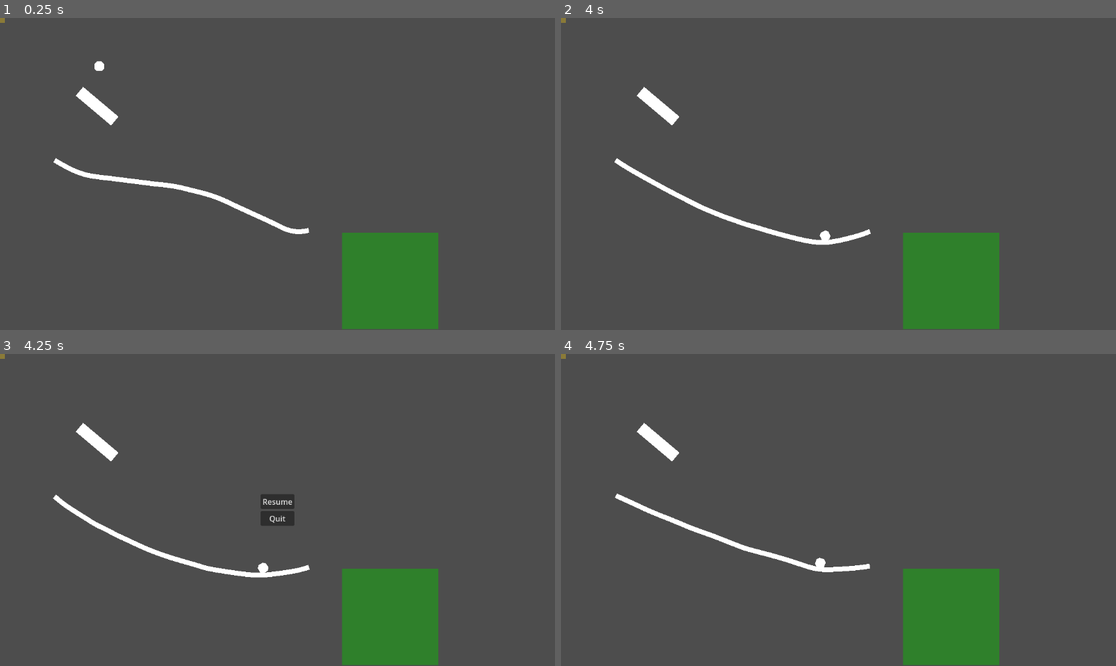
Above: before the commit, frames 1-4 (two rows, left to right).
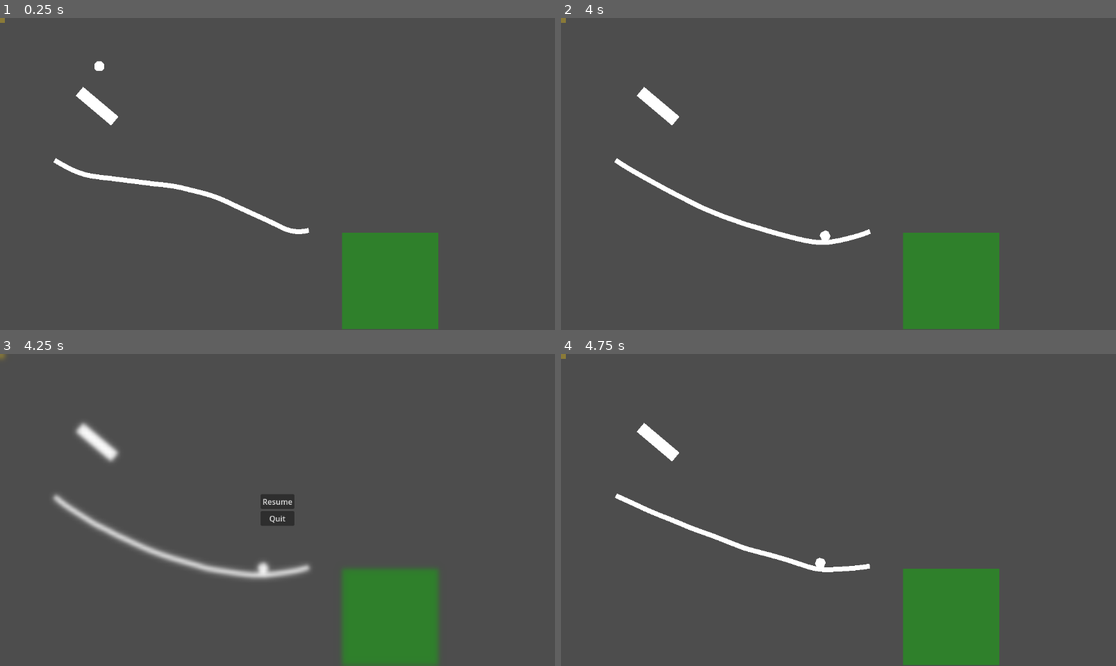
Above: after the commit, the same moments.

Repository: lechaosx/jam-at-fit-vol-2
Game: Godot game, scene res://game.tscn
Same seed, same stepped clock (60 frames per second), same inputs: the game is played once before the commit and once after it.
Inputs:
- Up to frame 1 (0.25 s): no input
- Up to frame 2 (4 s): no input
- Up to frame 3 (4.25 s): tap Escape (pause) at 4.15 s
- Up to frame 4 (4.75 s): click "Resume" at 4.25 s

Frames 1-2 are identical in both runs. In frame 3, 1.9% of the frame differs, in the area x 0-79%, y 0-100%; in frame 4, nothing differs.

Commit message:
VSAR-8451 Added shader to pause menu

Diff:
--- /dev/null
+++ b/godot/UI/pause_menu.gdshader
@@ -0,0 +1,14 @@
+shader_type canvas_item;
+
+uniform sampler2D screen_texture : hint_screen_texture, filter_linear_mipmap;
+uniform float amount: hint_range(0.0, 5.0);
+
+void fragment() {
+	vec4 color = textureLod(screen_texture, SCREEN_UV, amount);
+	COLOR = color;
+}
+
+//void light() {
+//	// Called for every pixel for every light affecting the CanvasItem.
+//	// Uncomment to replace the default light processing function with this one.
+//}
--- a/godot/UI/pause_menu.tscn
+++ b/godot/UI/pause_menu.tscn
@@ -1,6 +1,11 @@
-[gd_scene load_steps=2 format=3 uid="uid://bucen7t8kj3h7"]
+[gd_scene load_steps=4 format=3 uid="uid://bucen7t8kj3h7"]
 
 [ext_resource type="Script" uid="uid://bwefls438u0ja" path="res://UI/pause_menu.gd" id="1_hdmo1"]
+[ext_resource type="Shader" uid="uid://dlcfbyew4s15c" path="res://UI/pause_menu.gdshader" id="2_jfm1e"]
+
+[sub_resource type="ShaderMaterial" id="ShaderMaterial_ltd3m"]
+shader = ExtResource("2_jfm1e")
+shader_parameter/amount = 2.50000011875
 
 [node name="PauseMenu" type="Control"]
 layout_mode = 3
@@ -10,6 +15,21 @@
 grow_horizontal = 2
 grow_vertical = 2
 script = ExtResource("1_hdmo1")
+
+[node name="ColorRect" type="ColorRect" parent="."]
+material = SubResource("ShaderMaterial_ltd3m")
+layout_mode = 1
+anchors_preset = 8
+anchor_left = 0.5
+anchor_top = 0.5
+anchor_right = 0.5
+anchor_bottom = 0.5
+offset_left = -576.0
+offset_top = -324.0
+offset_right = 576.0
+offset_bottom = 324.0
+grow_horizontal = 2
+grow_vertical = 2
 
 [node name="VBoxContainer" type="VBoxContainer" parent="."]
 layout_mode = 1
Not shown, added: godot/UI/pause_menu.gdshader.uid
